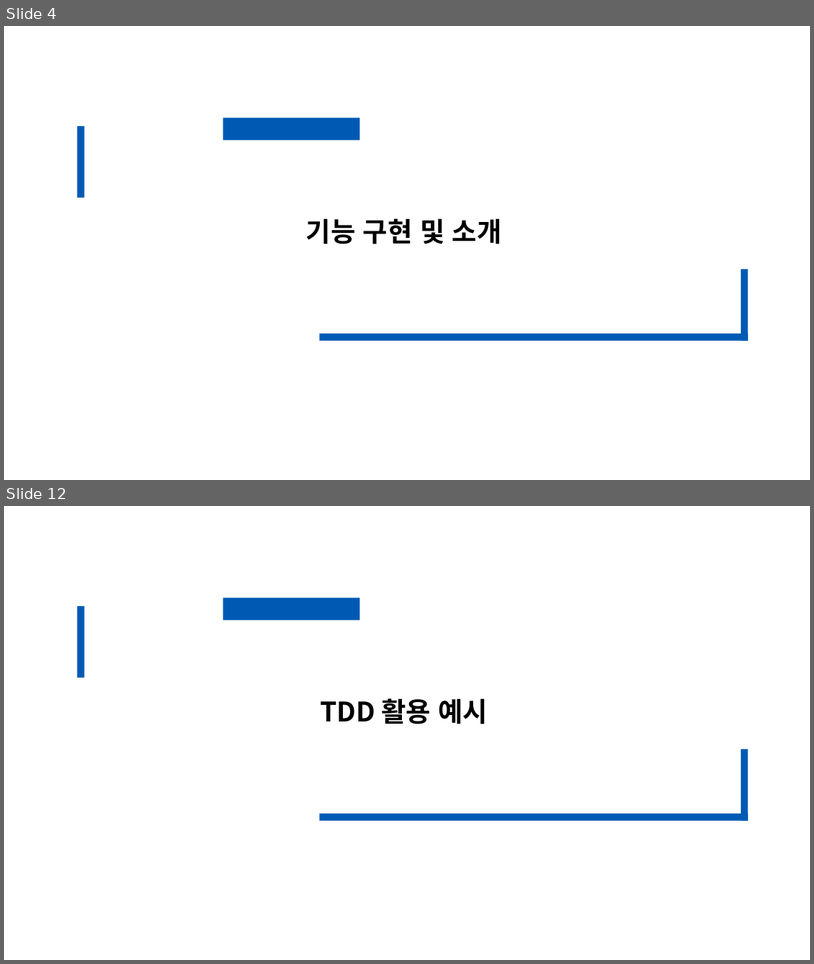
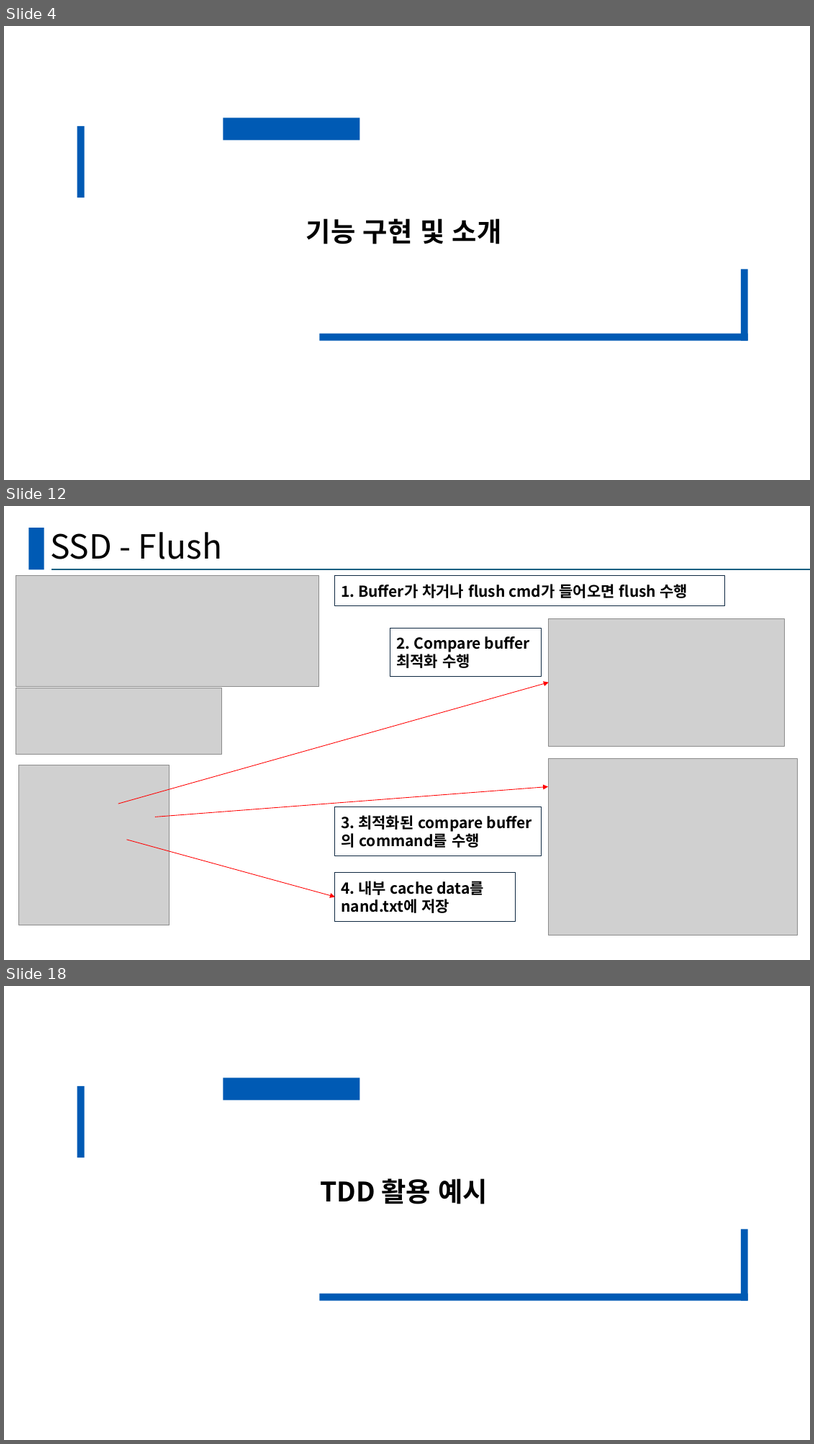
Before and after one commit to seungjun611/CRA_TeamProject_SSD, a slide deck: TeamProjectPPT.pptx. Shown one above the other, each under a label of ours: slides 4 and 12 before the commit, slides 4, 12 and 18 after it; the slides between them are not shown. The pictures are 814x964 and 814x1444 pixels, drawn with LibreOffice and Linux fonts; fonts in the diff are those of the drawing; grey boxes stand for pictures. Boxes give left, top, right and bottom in pixels: in the first picture for what was removed or moved away, otherwise in the second. Text is boxed around its words. In the diff, an @@ line names an element or a change of style, - is before the commit and + after.

```diff
--- a/TeamProjectPPT.pptx
+++ b/TeamProjectPPT.pptx
@@ slide 12 added at (4, 506, 810, 960), background #FFFFFF @@
@@ rectangle added at (28, 528, 44, 569), fill #005AB4 @@
@@ title added at (50, 532, 222, 559), 39.6 pt, text #000000 @@
+SSD - Flush
@@ line added from (52, 569) to (810, 569), #156082 1.5 pt @@
@@ picture added at (16, 576, 319, 686) @@
@@ rounded rectangle added at (335, 576, 725, 606), fill #FFFFFF, outline #0E2841 0.75 pt, 18 pt, text #000000, bold @@
+1. Buffer가 차거나 flush cmd가 들어오면 flush 수행
@@ rounded rectangle added at (391, 628, 541, 676), fill #FFFFFF, outline #0E2841 0.75 pt, 18 pt, text #000000, bold @@
+2. Compare buffer 최적화 수행
@@ picture added at (549, 618, 785, 746) @@
@@ picture added at (16, 688, 222, 754) @@
@@ arrow added from (118, 803) to (549, 682), #FF0000 0.75 pt @@
@@ picture added at (549, 759, 798, 936) @@
@@ picture added at (19, 765, 170, 924) @@
@@ arrow added from (155, 817) to (548, 787), #FF0000 0.75 pt @@
@@ rounded rectangle added at (335, 807, 542, 855), fill #FFFFFF, outline #0E2841 0.75 pt, 18 pt, text #000000, bold @@
+3. 최적화된 compare buffer의 command를 수행
@@ arrow added from (127, 839) to (335, 897), #FF0000 0.75 pt @@
@@ rounded rectangle added at (335, 872, 516, 921), fill #FFFFFF, outline #0E2841 0.75 pt, 18 pt, text #000000, bold @@
+4. 내부 cache data를 nand.txt에 저장
@@ what was slide 12 is now slide 18 @@
```
Also in this commit, not shown: 5 slides changed, 19 other slides added, 6 slides removed.
